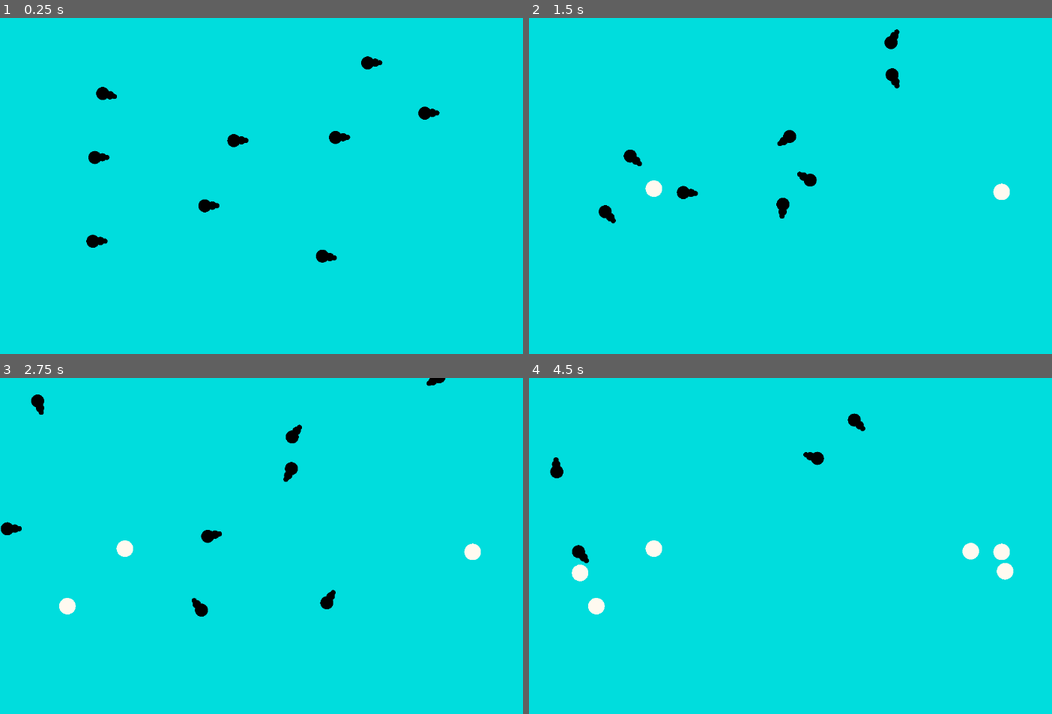
Above: before the commit, frames 1-4 (two rows, left to right).
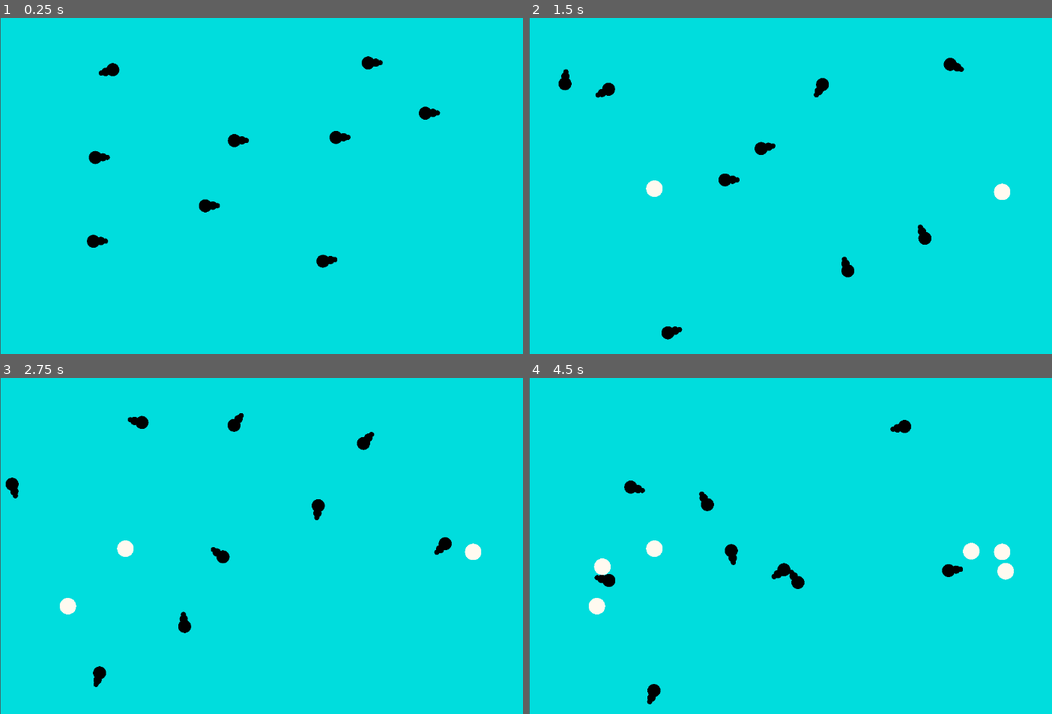
Above: after the commit, the same moments.

Repository: sigmoid/FishGodGame
Game: Godot game, scene res://fish_test_scene.tscn
Same seed, same stepped clock (60 frames per second), same inputs: the game is played once before the commit and once after it.
Inputs (mouse positions are in pixels of both pictures, inside the frame that each line leads up to):
- Up to frame 1 (0.25 s): no input
- Up to frame 2 (1.5 s): tap Enter (ui_accept) at 0.5, 0.77 s; move the mouse to (957, 169) at 0.52 s; hold T (test) 0.53-1.28 s; move the mouse to (706, 202) at 1.27 s; tap T (test) at 1.35 s
- Up to frame 3 (2.75 s): tap Enter (ui_accept) at 1.52 s; move the mouse to (360, 472) at 2.02 s; hold T (test) from 2.03 s (still down)
- Up to frame 4 (4.5 s): move the mouse to (800, 613) at 2.77 s; release T (test) at 2.78 s; tap T (test) at 2.85, 4.35 s; tap Enter (ui_accept) at 3.02, 3.77 s; move the mouse to (1010, 596) at 3.52 s; hold T (test) 3.53-4.28 s; move the mouse to (649, 495) at 4.27 s

The runs differ from the first frame. In frame 1, 0.6% of the frame differs, in the area x 0-85%, y 0-100%; in frame 2, 2.1%, in the area x 0-93%, y 0-100%; in frame 3, 2.1%; in frame 4, 2.0%.

Commit message:
Keep fish on screen

Diff:
--- a/FishBrain.gd
+++ b/FishBrain.gd
@@ -6,6 +6,12 @@
 var maxDist = 100.0
 @export
 var minDist = 10.0
+
+@export
+var target_min = Vector2(0,0)
+
+@export
+var target_max = Vector2(0,0)
 
 @export
 var random_time_offset = 0.2
@@ -29,7 +35,7 @@
 
 		setNewPosition()
 
-func setNewPosition():
+func generateNewPos():
 	var theta = randf_range(0, 2 * PI)
 
 	var newPos = fish.position
@@ -38,4 +44,13 @@
 
 	newPos += Vector2(cos(theta), sin(theta)) * dist
 
+	return newPos
+
+func setNewPosition():
+
+	var newPos = generateNewPos()
+
+	while newPos.x > target_max.x || newPos.x < target_min.x || newPos.y < target_min.y || newPos.y > target_max.y:
+		newPos = generateNewPos()
+
 	fish.setTargetPosition(newPos)
--- a/fish.tscn
+++ b/fish.tscn
@@ -25,6 +25,7 @@
 [node name="FishBrain" type="Node" parent="."]
 script = ExtResource("3_e3k3h")
 maxDist = 300.0
+target_max = Vector2(1100, 640)
 random_time_offset = 0.5
 resetDuration = 0.5
 
--- a/fish_test_scene.tscn
+++ b/fish_test_scene.tscn
@@ -1,10 +1,11 @@
-[gd_scene load_steps=4 format=3 uid="uid://b8j34awwl4ym2"]
+[gd_scene load_steps=4 format=3 uid="uid://dwhmqu2go2hc"]
 
-[ext_resource type="PackedScene" uid="uid://drydvl5or6uh5" path="res://fish.tscn" id="1_gyc5x"]
+[ext_resource type="PackedScene" uid="uid://djcxo7i7yhblv" path="res://fish.tscn" id="1_gyc5x"]
 [ext_resource type="PackedScene" uid="uid://5ssukp6ir02n" path="res://Spawner/TestSpawner.tscn" id="2_fc061"]
 [ext_resource type="PackedScene" uid="uid://djajryxt0e5on" path="res://Spawner/SpawnLocation.tscn" id="3_gb7ct"]
 
 [node name="FishTestScene" type="Node2D"]
+position = Vector2(1, 0)
 
 [node name="ColorRect" type="ColorRect" parent="."]
 offset_right = 4096.0
@@ -12,7 +13,7 @@
 color = Color(3.95948e-07, 0.865538, 0.867261, 1)
 
 [node name="Fish" parent="." instance=ExtResource("1_gyc5x")]
-position = Vector2(263, 166)
+position = Vector2(172, 123)
 scale = Vector2(0.2, 0.2)
 speed = 250
 
Not shown: 1 places in fish.tscn that only renumber resources
